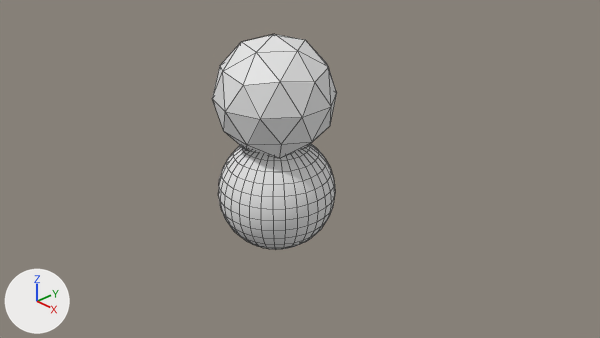
The Blender file Day5/planet.blend, before and after one commit.
Both versions are drawn from the file's camera 'Camera'. Every picture has the same lights, and +X, +Y and +Z are marked at lower left. Mesh edges are drawn as thin lines.

The scene before the commit, as lines of its bpy script (objects in view):
```python
me_icosphere = bpy.data.meshes.new('Icosphere')
me_icosphere.from_pydata(...)  # an icosphere of 80 faces spanning x -0.95..0.95, y -1.0..1.0, z -1.0..1.0
me_sphere = bpy.data.meshes.new('Sphere')
me_sphere.from_pydata(...)  # a UV sphere (32 segments, 16 rings, poles along z) spanning x -1.0..1.0, y -1.0..1.0, z -1.0..1.0
me_sphere.polygons.foreach_set('use_smooth', [True] * 512)
me_sphere.materials.append(mat_material_001)  # its picture is missing
ob_icosphere = bpy.data.objects.new('Icosphere', me_icosphere)
ob_icosphere.location = (0.0, 0.0, 1.72)
ob_sphere = bpy.data.objects.new('Sphere', me_sphere)
ob_sphere.location = (0.0, 0.0, 0.0)
```
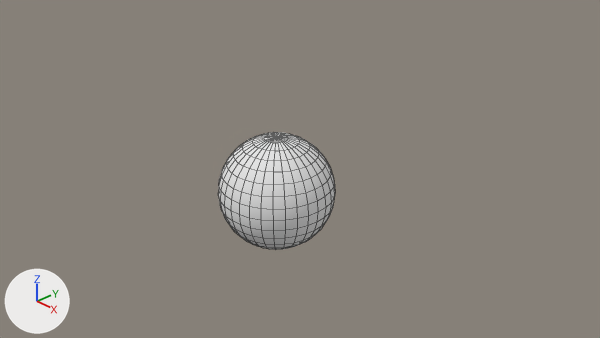
Changed parts and their boxes (x1, y1, x2, y2) in the pictures (600 x 338 px):
'Icosphere', deleted: before (212, 34, 337, 158)

The change, as a diff of the scene's bpy script:
```diff
--- a/Day5/planet.blend.py
+++ b/Day5/planet.blend.py
@@ ob_icosphere @@
-ob_icosphere = bpy.data.objects.new('Icosphere', me_icosphere)
-ob_icosphere.location = (0.0, 0.0, 1.72)
```
